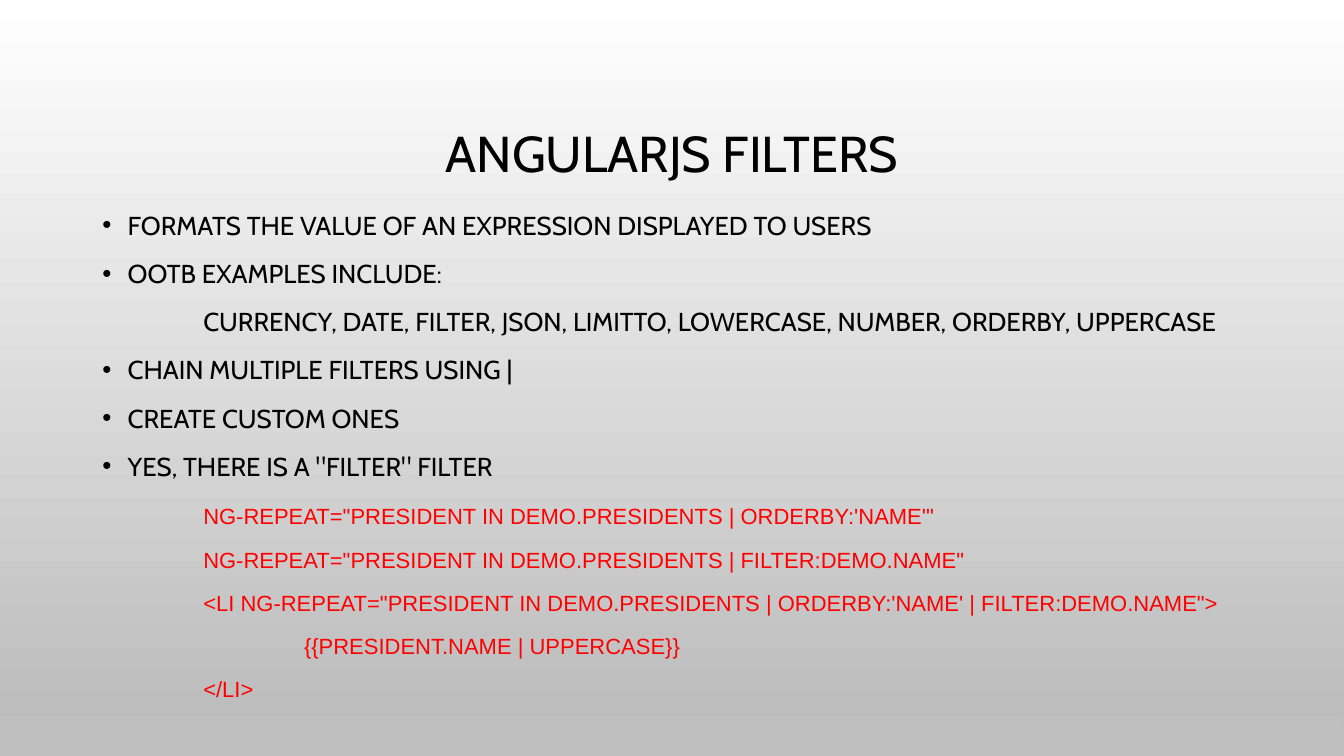
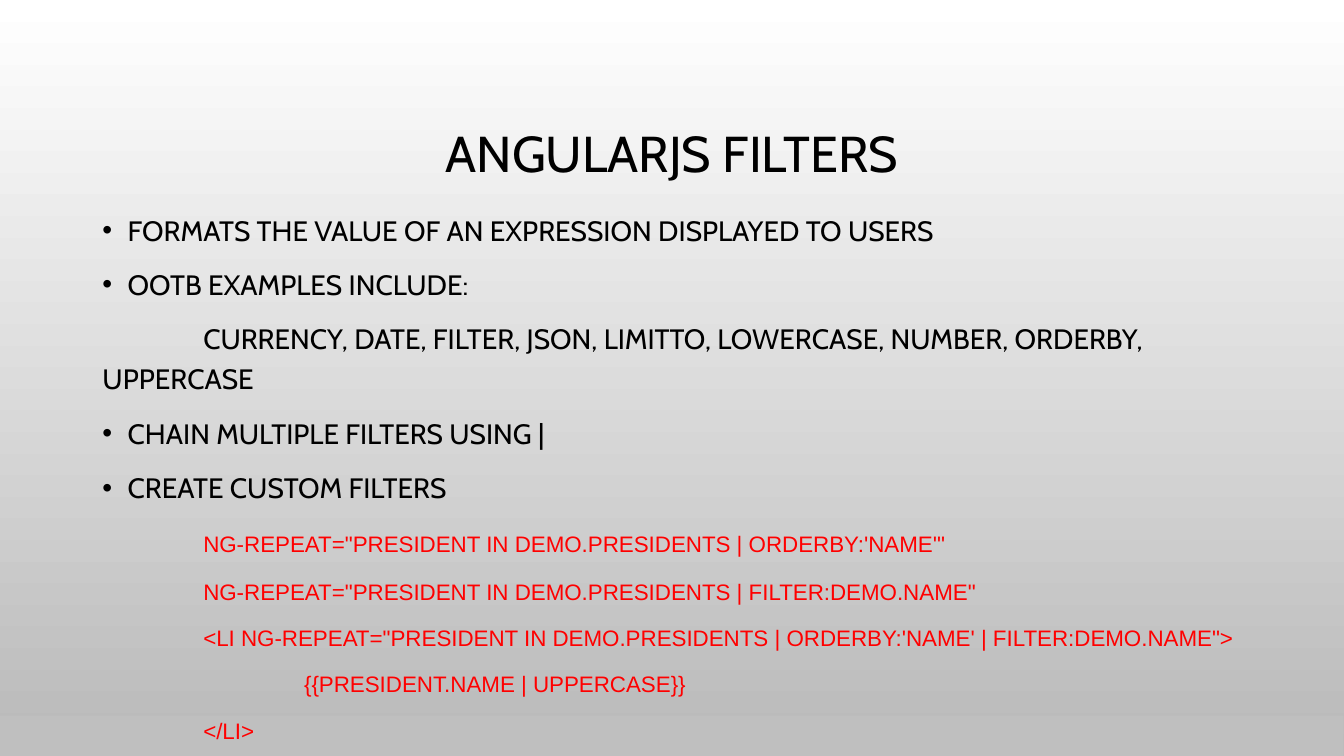
Before and after one commit to spietrek/spsnyc2015, a slide deck: slide 11 of Building SPAs in SharePoint Using AngularJS.pptx. Drawn at 1344x756 pixels with LibreOffice and Linux fonts; fonts in the diff are those of the drawing; background and template pictures are left out. Boxes give left, top, right and bottom in pixels: in the first picture for what was removed or moved away, otherwise in the second. Text is boxed around its words. In the diff, an @@ line names an element or a change of style, - is before the commit and + after.

```diff
--- a/Building SPAs in SharePoint Using AngularJS.pptx
+++ b/Building SPAs in SharePoint Using AngularJS.pptx
@@ text at box(102, 221, 1233, 740): size 18.5 to 20 pt in "FORMATS THE VALUE OF AN EXPRESSION DISPLAYED ...", "OOTB EXAMPLES INCLUDE:", "CURRENCY, DATE, FILTER, JSON, LIMITTO, LOWERCASE, NUMBER, ...", "CHAIN MULTIPLE FILTERS USING |"; size 15.7 to 16 pt in "NG-REPEAT="PRESIDENT IN DEMO.PRESIDENTS | ORDERBY:'NAME'"", "NG-REPEAT="PRESIDENT IN DEMO.PRESIDENTS | FILTER:DEMO.NAME"", "<LI NG-REPEAT="PRESIDENT IN DEMO.PRESIDENTS | ORDERBY:'NAME' ...", "{{PRESIDENT.NAME | UPPERCASE}}" and 1 more places; line spacing 1.1 to 1.2 @@
@@ text at box(128, 478, 447, 499): text changed; size 18.5 to 20 pt @@
-• CREATE CUSTOM ONES
-• YES, THERE IS A "FILTER" FILTER
+• CREATE CUSTOM FILTERS
```
Also in this commit, not shown: 5 other slides changed.
